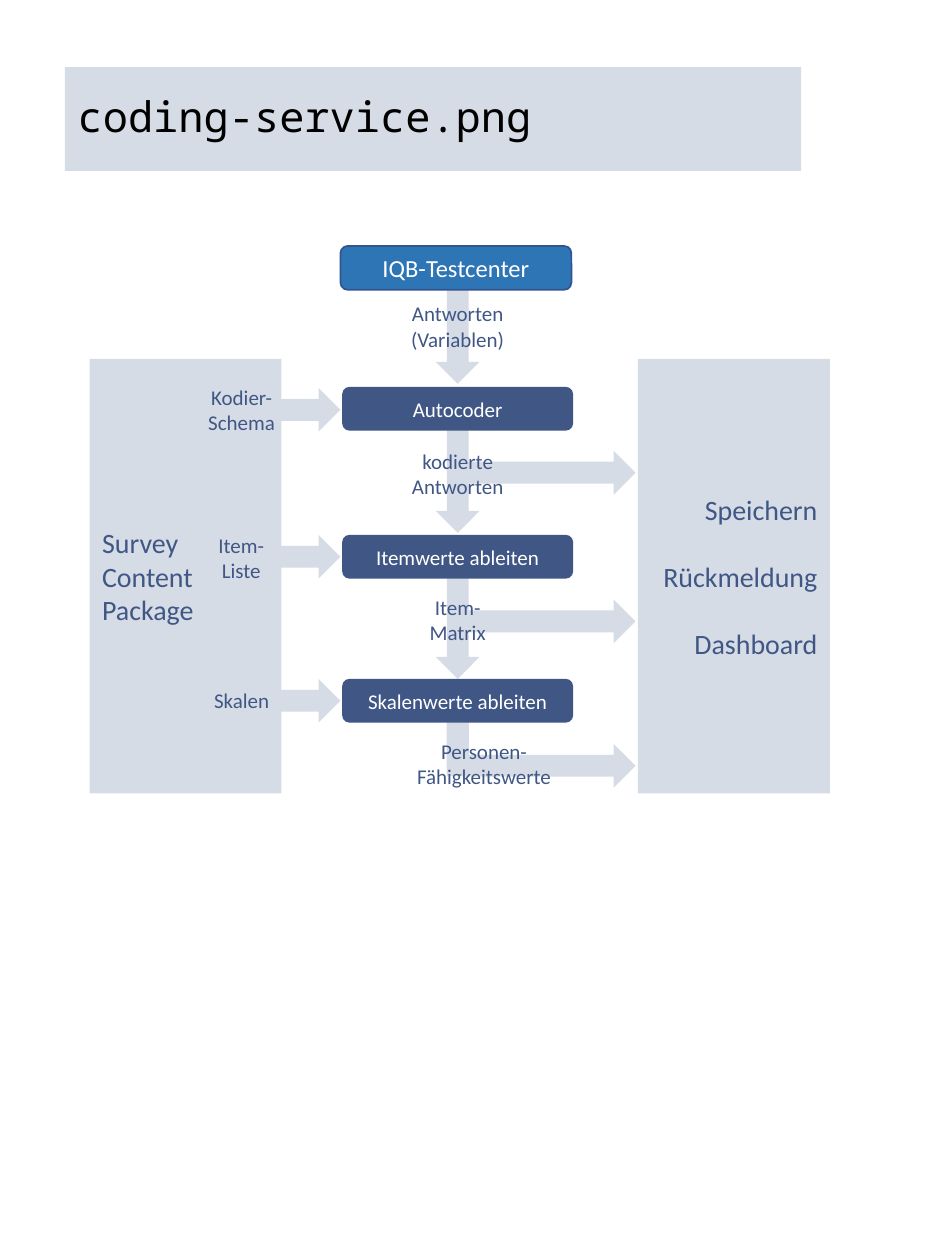
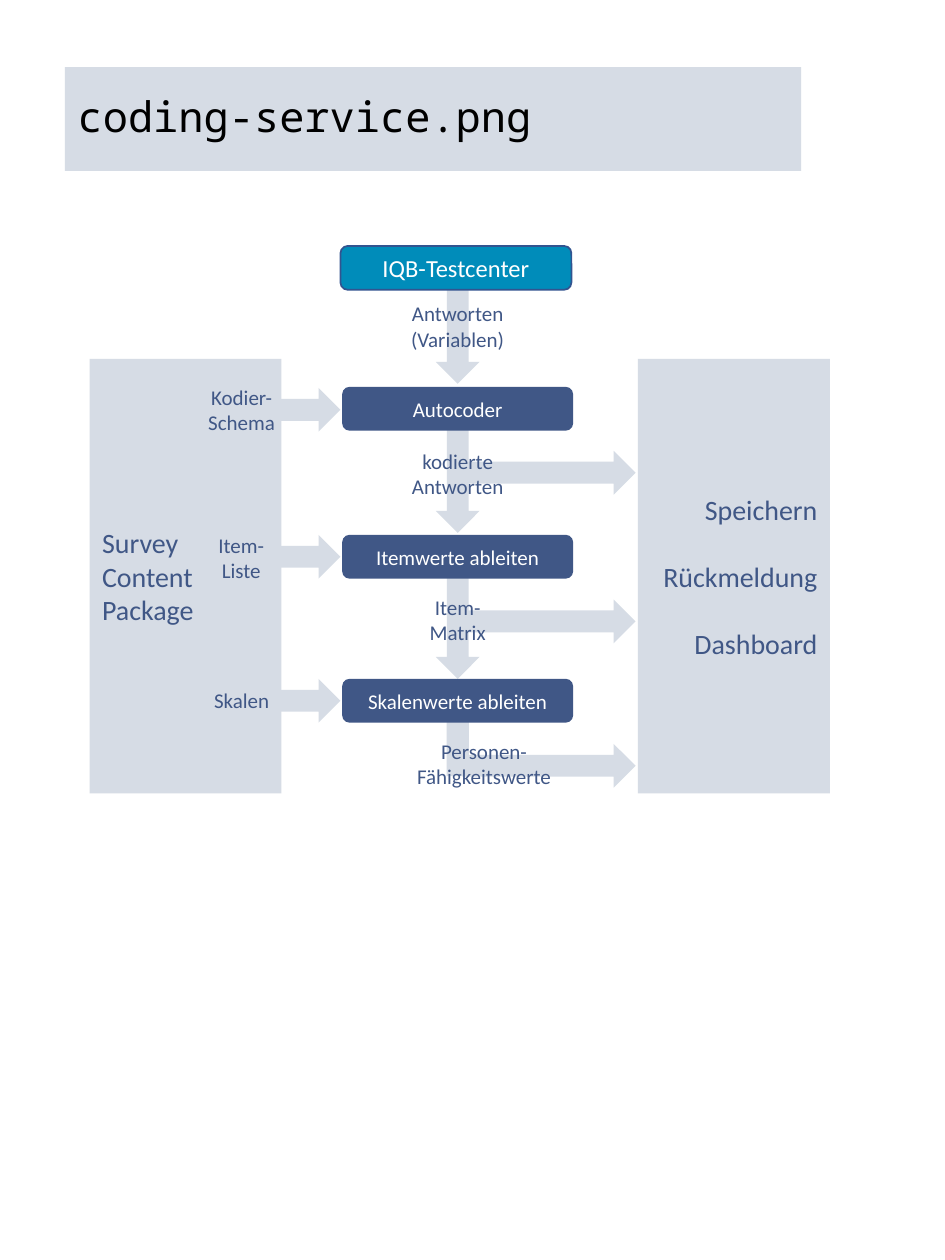
Before and after one commit to iqb-berlin/rising-stars, a slide deck: slide 4 of figures.pptx. Drawn at 945x1260 pixels with LibreOffice and Linux fonts; fonts in the diff are those of the drawing. Boxes give left, top, right and bottom in pixels: in the first picture for what was removed or moved away, otherwise in the second. Text is boxed around its words. In the diff, an @@ line names an element or a change of style, - is before the commit and + after.

```diff
--- a/figures.pptx
+++ b/figures.pptx
@@ rounded rectangle "IQB-Testcenter" at box(340, 246, 571, 290): fill #2E75B6 to #008CBA @@
```
Also in this commit, not shown: 2 other slides changed, 1 slide added, 6 other files.
